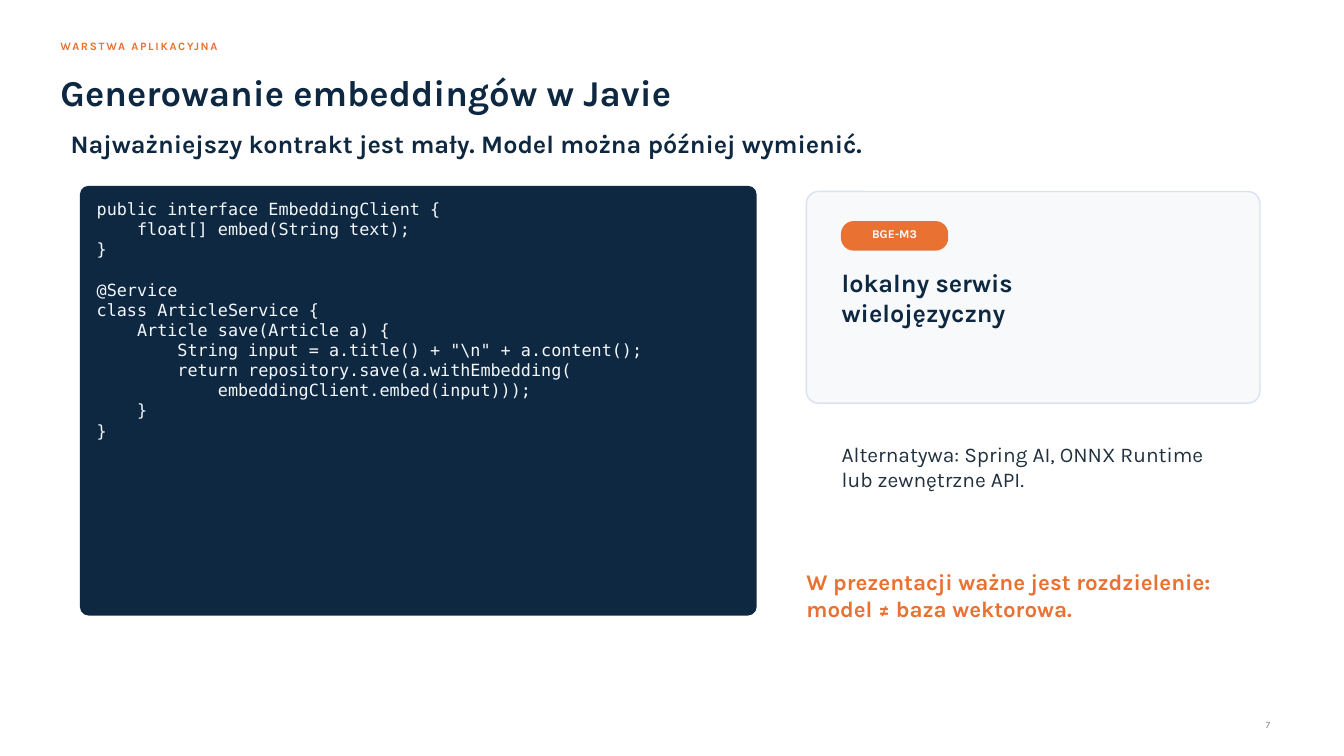
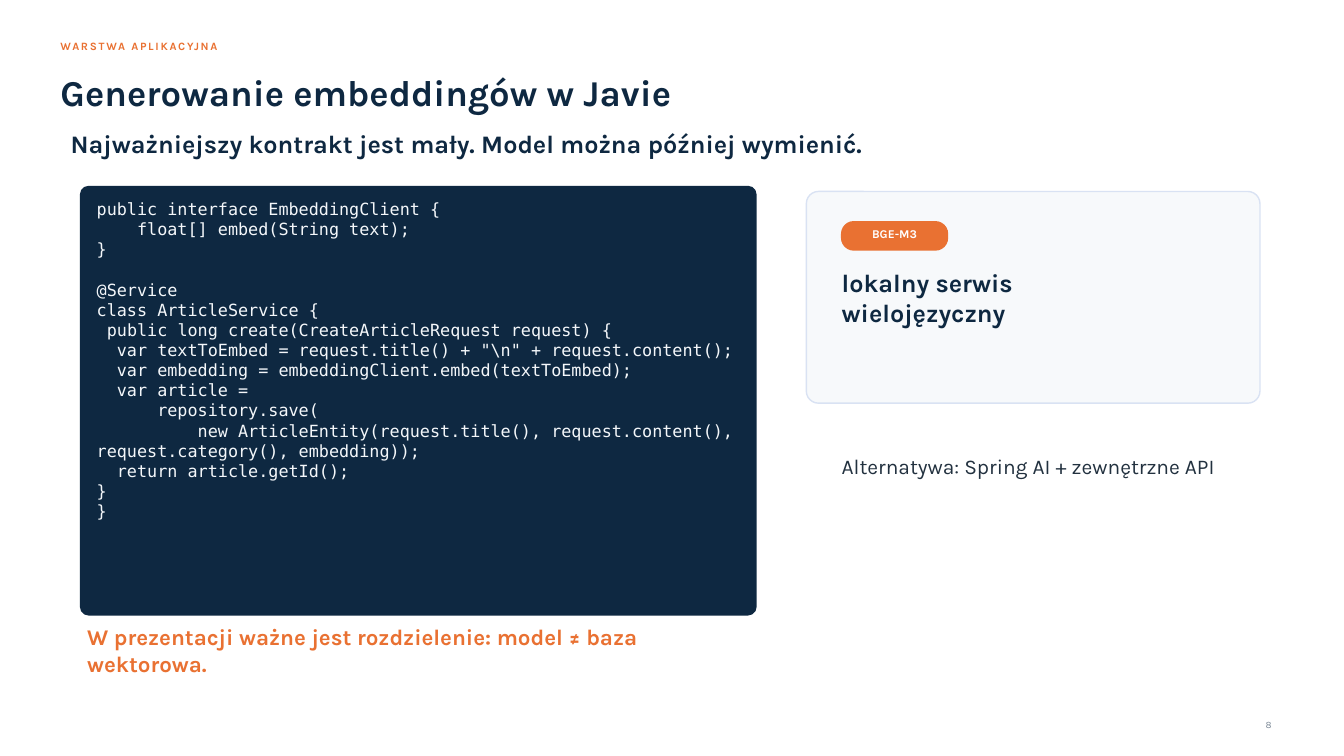
Before and after one commit to toudidel/semantic-search-demo, a slide deck: slide 8 of semantic-search.pptx (slide 7 before the commit). Drawn at 1344x756 pixels with LibreOffice and Linux fonts; fonts in the diff are those of the drawing. Boxes give left, top, right and bottom in pixels: in the first picture for what was removed or moved away, otherwise in the second. Text is boxed around its words. In the diff, an @@ line names an element or a change of style, - is before the commit and + after.

```diff
--- a/semantic-search.pptx
+++ b/semantic-search.pptx
@@ text at <box>97,202,733,481</box>: paragraph removed @@
-}
@@ text at <box>97,323,733,481</box>: text changed @@
-Article save(Article a) {
-String input = a.title() + "\n" + a.content();
-return repository.save(a.withEmbedding(
-embeddingClient.embed(input)));
+public long create(CreateArticleRequest request) {
+var textToEmbed = request.title() + "\n" + request.content();
+var embedding = embeddingClient.embed(textToEmbed);
+var article =
+repository.save(
+new ArticleEntity(request.title(), request.content(), request.category(), embedding));
+return article.getId();
+}
@@ text at <box>842,459,1215,479</box>: text changed @@
-Alternatywa: Spring AI, ONNX Runtime lub zewnętrzne API.
+Alternatywa: Spring AI + zewnętrzne API
@@ text "W prezentacji ważne jest rozdzielenie: ..." rewrapped from <box>806,574,1210,618</box> to <box>87,628,637,673</box> @@
@@ page number at <box>1266,722,1272,728</box>: text changed @@
-7
+8
```
Also in this commit, not shown: 12 other slides changed, 1 slide added, 1 slide removed.
